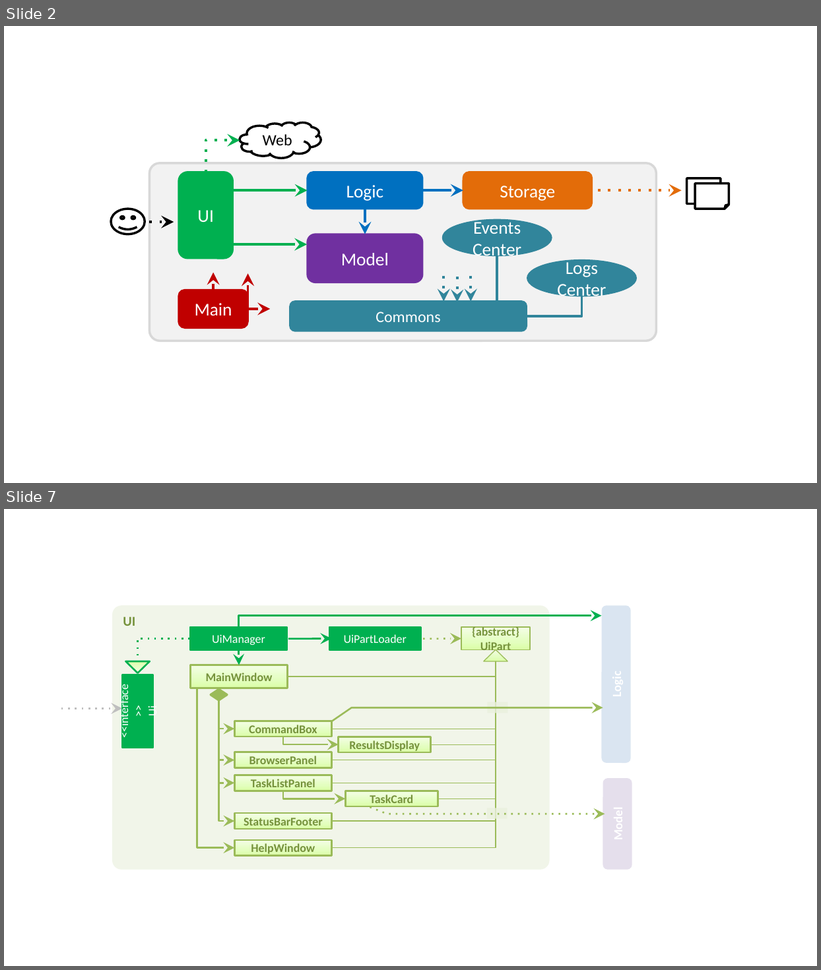
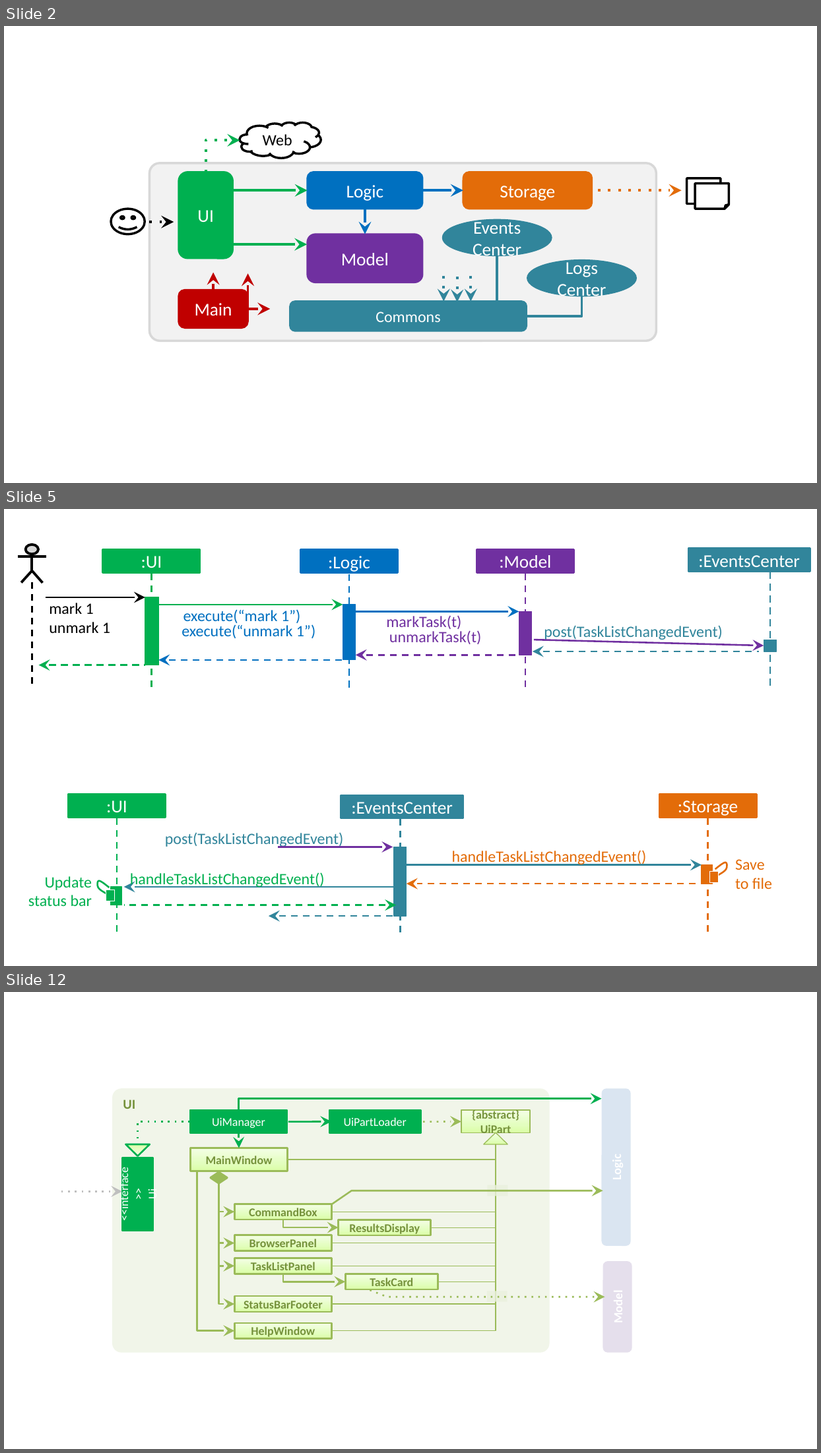
Before and after one commit to CS2103AUG2016-F09-C1/addressbook-level4, a slide deck: docs/diagrams/Diagrams.pptx. Shown one above the other, each under a label of ours: slides 2 and 7 before the commit, slides 2, 5 and 12 after it; the slides between them are not shown. The pictures are 821x970 and 821x1453 pixels, drawn with LibreOffice and Linux fonts; fonts in the diff are those of the drawing. Boxes give left, top, right and bottom in pixels: in the first picture for what was removed or moved away, otherwise in the second. Text is boxed around its words. In the diff, an @@ line names an element or a change of style, - is before the commit and + after.

```diff
--- a/docs/diagrams/Diagrams.pptx
+++ b/docs/diagrams/Diagrams.pptx
@@ slide 5 added at [4, 509, 817, 966], background #FFFFFF @@
@@ group added at [18, 545, 811, 689]: 8 rectangles, 8 arrows, 7 lines, 6 texts, 1 ellipse, 1 freeform shape @@
+:UI
+:Logic
+:Model
+mark 1
+unmark 1
+execute(“mark 1”)
+markTask(t)
+post(TaskListChangedEvent)
+:EventsCenter
+execute(“unmark 1”)
+unmarkTask(t)
@@ group added at [28, 794, 772, 934]: 8 rectangles, 6 arrows, 5 texts, 3 lines, 2 freeform shapes @@
+Update status bar
+:Storage
+post(TaskListChangedEvent)
+:EventsCenter
+handleTaskListChangedEvent()
+:UI
+handleTaskListChangedEvent()
+Save
+to file
@@ what was slide 7 is now slide 12 @@
```
Also in this commit, not shown: 3 slides changed, 7 other slides added, 3 slides removed, 1 other file.
